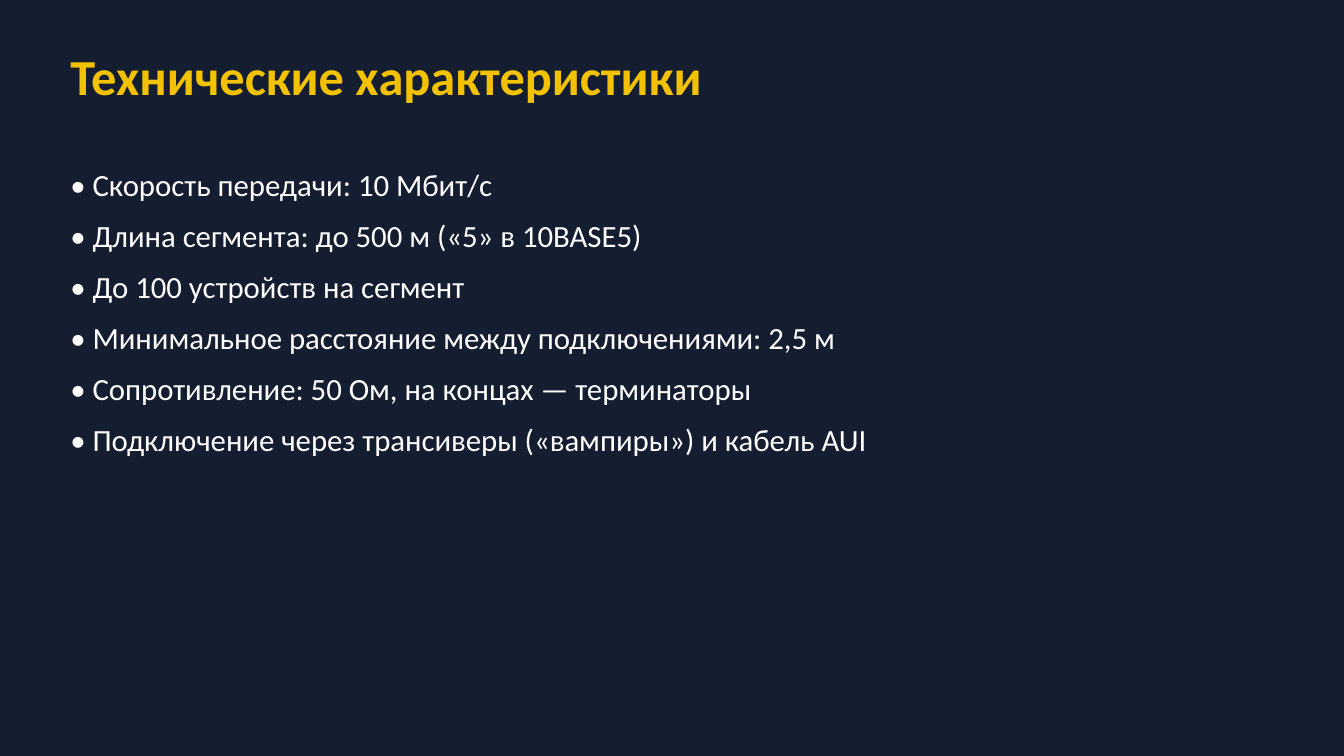
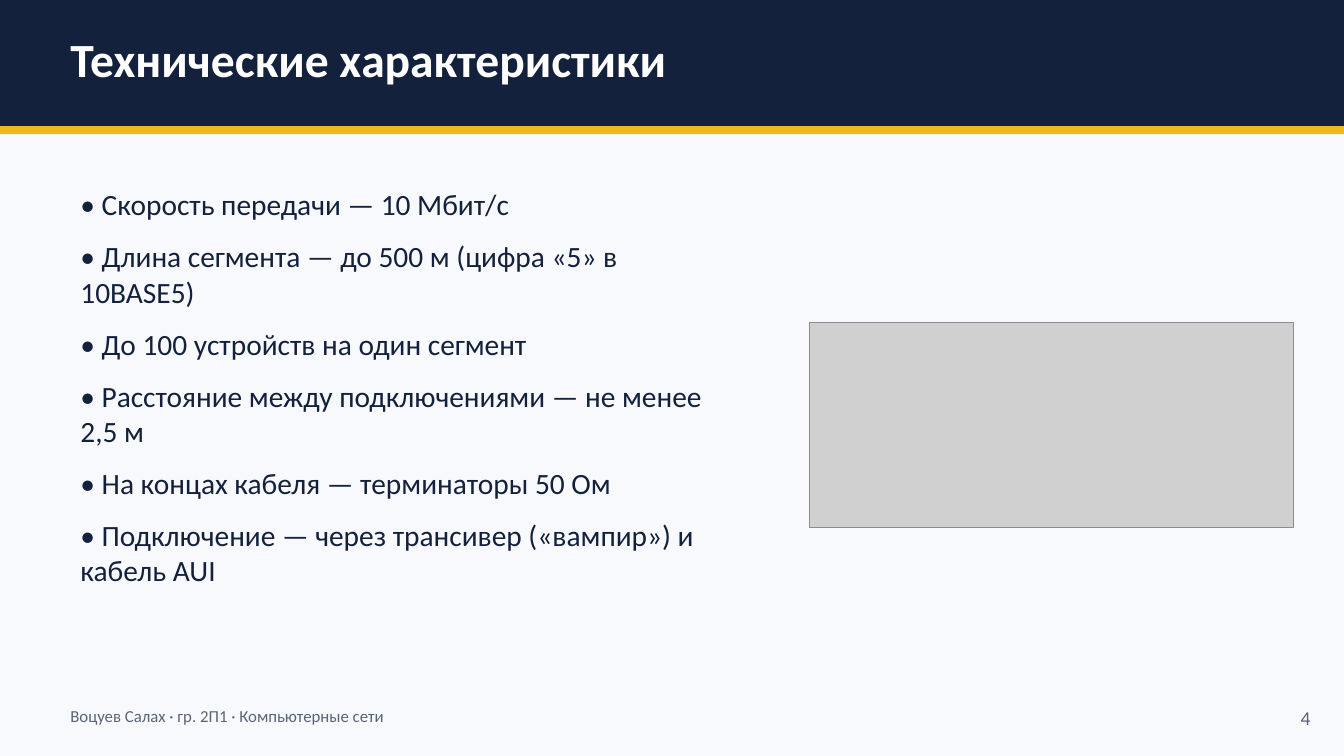
Before and after one commit to salahvocuev96-lang/di.style, a slide deck: slide 4 of presentation/Толстый_коаксиальный_кабель.pptx. Drawn at 1344x756 pixels with LibreOffice and Linux fonts; fonts in the diff are those of the drawing; grey boxes stand for pictures. Boxes give left, top, right and bottom in pixels: in the first picture for what was removed or moved away, otherwise in the second. Text is boxed around its words. In the diff, an @@ line names an element or a change of style, - is before the commit and + after.

```diff
--- a/presentation/Толстый_коаксиальный_кабель.pptx
+++ b/presentation/Толстый_коаксиальный_кабель.pptx
@@ background #141E30 to #F8F9FC @@
@@ rectangle added at (0,0,1344,126), fill #14213D @@
@@ text "Технические характеристики": place and size @@
-text "Технические характеристики" at (70,62,701,103)
+text "Технические характеристики" at (70,46,666,85)
@@ text "Технические характеристики" at (70,46,666,85): size 36 to 34 pt, text colour #F2C200 to #FFFFFF; less space between paragraphs @@
@@ rectangle added at (0,126,1344,134), fill #E8BC1C @@
@@ text at (80,194,701,582): text changed; size 22 to 21 pt; text colour #FFFFFF to #14213D @@
-• Скорость передачи: 10 Мбит/с
-• Длина сегмента: до 500 м («5» в 10BASE5)
-• До 100 устройств на сегмент
-• Минимальное расстояние между подключениями: 2,5 м
-• Сопротивление: 50 Ом, на концах — терминаторы
-• Подключение через трансиверы («вампиры») и кабель AUI
+• Скорость передачи — 10 Мбит/с
+• Длина сегмента — до 500 м (цифра «5» в 10BASE5)
+• До 100 устройств на один сегмент
+• Расстояние между подключениями — не менее 2,5 м
+• На концах кабеля — терминаторы 50 Ом
+• Подключение — через трансивер («вампир») и кабель AUI
@@ picture added at (810,323,1294,527) @@
@@ text added at (70,711,384,725), 12 pt, text #5A6478 @@
+Воцуев Салах · гр. 2П1 · Компьютерные сети
@@ text added at (1301,712,1311,725), 14 pt, text #5A6478 @@
+4
```
Also in this commit, not shown: 5 other slides changed, 1 slide added, 1 slide removed.
